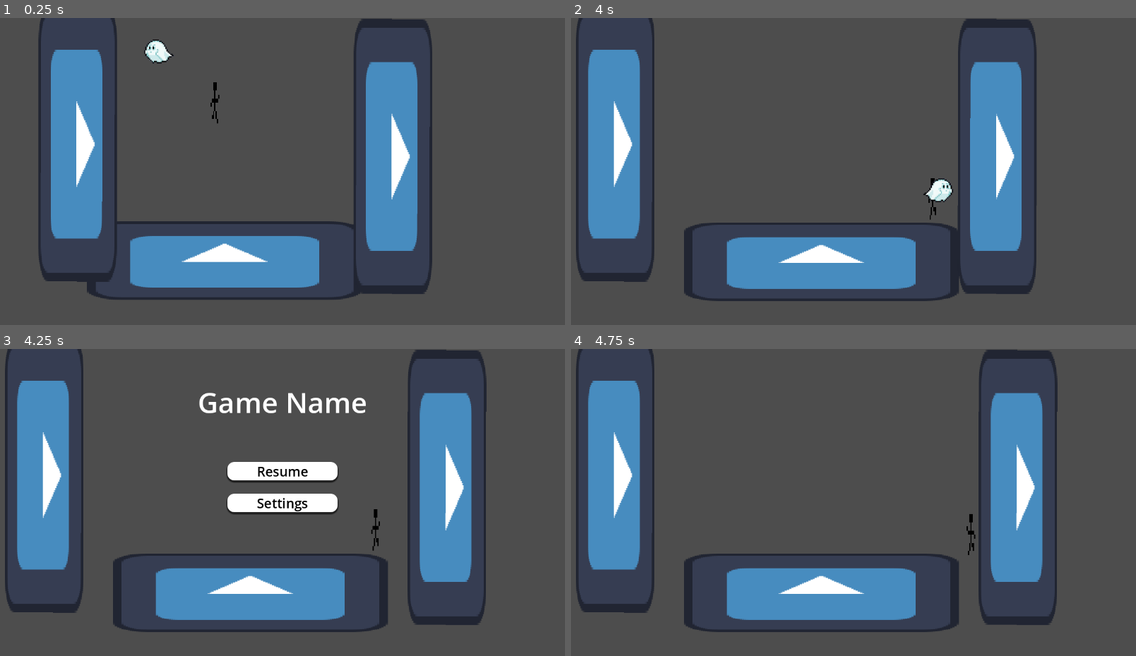
Above: before the commit, frames 1-4 (two rows, left to right).
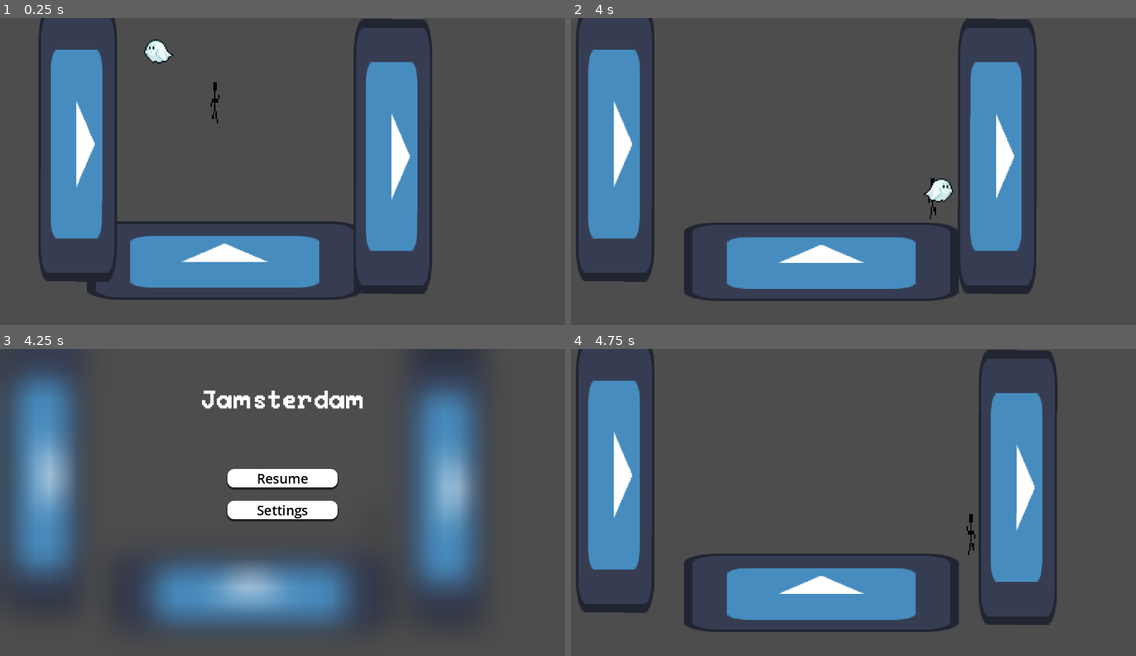
Above: after the commit, the same moments.

Repository: sammo4gun/jamsterdam
Game: Godot game, scene res://Scenes/world.tscn
Two runs of this game, one before a commit and one after it. Both use one fixed random seed, a clock stepped at 60 frames per second and the inputs below. The engine's default icon, where the game draws it, is replaced by a stand-in: a white triangle on a blue panel in a dark square.
Inputs (mouse positions are in pixels of both pictures, inside the frame that each line leads up to):
- Up to frame 1 (0.25 s): no input
- Up to frame 2 (4 s): move the mouse to (797, 260) at 0.52 s; hold Right (right) 0.53-2.03 s; click (797, 260) at 0.67 s; tap W (up) at 0.77, 1.52, 3.02, 3.77 s; move the mouse to (650, 143) at 1.27 s; click (650, 143) at 1.42 s; move the mouse to (966, 156) at 2.02 s; hold A (left) 2.03-2.78 s; click (966, 156) at 2.17 s; move the mouse to (825, 239) at 2.77 s; hold Right (right) from 2.78 s (still down); click (825, 239) at 2.92 s; move the mouse to (1023, 223) at 3.52 s; click (1023, 223) at 3.67 s
- Up to frame 3 (4.25 s): keep holding Right (right); tap Escape (esc) at 4.15 s
- Up to frame 4 (4.75 s): release Right (right) at 4.25 s; click "Resume" at 4.25 s

Frames 1-2 are identical in both runs. In frame 3, 23% of the frame differs, in the area x 0-87%, y 0-93%; in frame 4, nothing differs.

Commit message:
Added overlay with blur shader and fade in/out animation, and menu title font

Diff:
--- /dev/null
+++ b/Assets/Shaders/pause_menu.tres
@@ -0,0 +1,8 @@
+[gd_resource type="ShaderMaterial" load_steps=2 format=3 uid="uid://d1ybvy4yqxhke"]
+
+[ext_resource type="Shader" uid="uid://b4n3jql8fe7vh" path="res://Assets/Shaders/pause_overlay.gdshader" id="1_yppj5"]
+
+[resource]
+shader = ExtResource("1_yppj5")
+shader_parameter/lod = 5.0
+shader_parameter/mix_percentage = 0.0
--- /dev/null
+++ b/Assets/Shaders/pause_overlay.gdshader
@@ -0,0 +1,11 @@
+shader_type canvas_item;
+
+uniform float lod: hint_range(0.0, 5.0) = 5.0;
+uniform sampler2D SCREEN_TEXTURE : hint_screen_texture, filter_linear_mipmap;
+uniform float mix_percentage: hint_range(0.0, 1.0) = 0.3;
+
+void fragment() {
+	vec4 color = texture(SCREEN_TEXTURE, SCREEN_UV, lod);
+	color = mix(color, vec4(0, 0, 0, 1), mix_percentage);
+	COLOR = color;
+}
--- a/Scenes/pause_menu.tscn
+++ b/Scenes/pause_menu.tscn
@@ -1,6 +1,12 @@
-[gd_scene load_steps=3 format=3 uid="uid://d34q2w52210gr"]
+[gd_scene load_steps=6 format=3 uid="uid://d34q2w52210gr"]
 
 [ext_resource type="Script" uid="uid://4n6ha25b4b2d" path="res://Scripts/pause_menu.gd" id="1_emv3i"]
+[ext_resource type="FontFile" uid="uid://datde377oev7l" path="res://Assets/Fonts/Peaberry/PeaberryBase.ttf" id="2_k0w1u"]
+[ext_resource type="Material" uid="uid://d1ybvy4yqxhke" path="res://Assets/Shaders/pause_menu.tres" id="3_1och7"]
+
+[sub_resource type="LabelSettings" id="LabelSettings_1och7"]
+font = ExtResource("2_k0w1u")
+font_size = 60
 
 [sub_resource type="StyleBoxFlat" id="StyleBoxFlat_k0w1u"]
 bg_color = Color(1, 1, 1, 1)
@@ -27,7 +33,8 @@
 offset_right = 1280.0
 offset_bottom = 240.0
 theme_override_font_sizes/font_size = 64
-text = "Game Name"
+text = "Jamsterdam"
+label_settings = SubResource("LabelSettings_1och7")
 horizontal_alignment = 1
 vertical_alignment = 1
 
@@ -36,8 +43,8 @@
 offset_top = 240.0
 offset_right = 1280.0
 offset_bottom = 720.0
-theme_override_constants/margin_top = 16
-theme_override_constants/margin_bottom = 16
+theme_override_constants/margin_top = 32
+theme_override_constants/margin_bottom = 32
 
 [node name="VBoxContainer" type="VBoxContainer" parent="MarginContainer"]
 layout_mode = 2
@@ -61,3 +68,11 @@
 theme_override_styles/normal = SubResource("StyleBoxFlat_k0w1u")
 text = "Settings
 "
+
+[node name="ColorRect" type="ColorRect" parent="."]
+z_index = -1
+material = ExtResource("3_1och7")
+layout_mode = 0
+offset_right = 1280.0
+offset_bottom = 720.0
+mouse_filter = 2
--- a/Scripts/pause_menu.gd
+++ b/Scripts/pause_menu.gd
@@ -1,7 +1,9 @@
 extends Control
 
 @onready var resume_button: Button = $MarginContainer/VBoxContainer/ResumeButton
+@onready var shader_material := $ColorRect.material as ShaderMaterial
 
+# Menu Functionality
 func _ready():
 	resume_button.pressed.connect(_on_resume_pressed)
 
@@ -13,6 +15,30 @@
 	var is_paused = get_tree().paused
 	get_tree().paused = !is_paused
 	visible = !is_paused
+	if (visible):
+		fade_in_shader()
+	else:
+		fade_out_shader()
 
 func _on_resume_pressed():
 	toggle_pause_menu()
+
+# Shader animation
+func fade_in_shader():
+	shader_material.set_shader_parameter("mix_percentage", 0.0)  # Set initial value
+	var tween = create_tween()
+	tween.tween_property(
+		shader_material,
+		"shader_param/mix_percentage",
+		0.5,  # target value
+		0.4   # duration in seconds
+	)
+
+func fade_out_shader():
+	var tween = create_tween()
+	tween.tween_property(
+		shader_material,
+		"shader_param/mix_percentage",
+		0.0,
+		0.4
+	)
Binary file added: Assets/Fonts/Peaberry/PeaberryBase.ttf
Not shown, added: Assets/Fonts/Peaberry/PeaberryBase.ttf.import
Not shown, added: Assets/Shaders/pause_overlay.gdshader.uid
